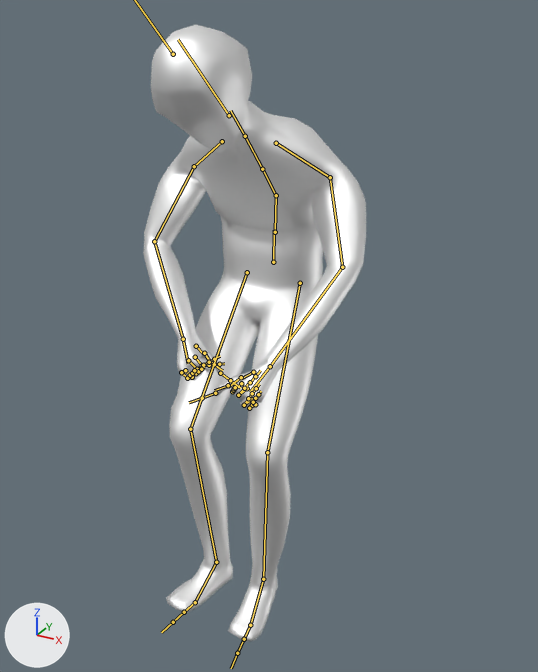
An edit to the FBX model Resources/3d/PlayerFBXNew/PlayerFBXNew.fbx, drawn before and after from the same camera.
Before and after are seen from a 50 mm lens placed at (0.0246, -0.0454, 0.0208), pointed at (-0.0005, 0.0001, -0.002). The axes (+X, +Y, +Z) are drawn at lower left. The lights are the same throughout. Both versions are drawn at frame 21 of the action 'Armature|Armature|mixamo.com|Layer0.008'; the numbers are the values there. The bones that bend it are drawn over the model as lines.
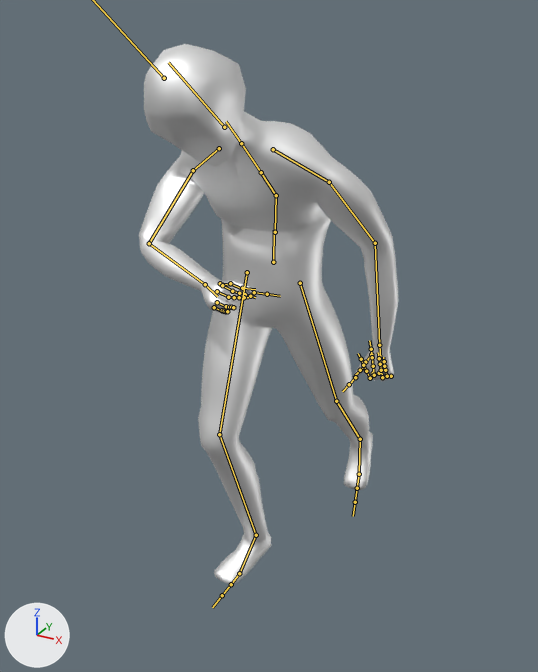
The change in detail:
Bone 'mixamorig:Spine1' (bone_mixamorig_spine1) turns from (44, 0, 3) to (49, 0, 4) degrees about its own x, y and z.
Bone 'mixamorig:LeftArm' (bone_mixamorig_leftarm) turns from (27, -68, 30) to (53, -16, -6) degrees about its own x, y and z.
Bone 'mixamorig:LeftForeArm' (bone_mixamorig_leftforearm) turns from (32, 23, 43) to (15, 16, 32) degrees about its own x, y and z.
Bone 'mixamorig:RightArm' (bone_mixamorig_rightarm) turns from (46, 77, -12) to (0, 84, -59) degrees about its own x, y and z.
Bone 'mixamorig:RightForeArm' (bone_mixamorig_rightforearm) turns from (71, -31, -56) to (79, 2, -62) degrees about its own x, y and z.
Bone 'mixamorig:LeftUpLeg' (bone_mixamorig_leftupleg) turns from (39, -8, -2) to (-19, -4, 7) degrees about its own x, y and z.
Bone 'mixamorig:LeftLeg' (bone_mixamorig_leftleg) turns from (-42, -1, -4) to (-23, -1, -7) degrees about its own x, y and z.
Bone 'mixamorig:RightUpLeg' (bone_mixamorig_rightupleg) turns from (45, 6, 10) to (24, 7, 9) degrees about its own x, y and z.
Bone 'mixamorig:RightLeg' (bone_mixamorig_rightleg) turns from (-48, -5, 3) to (-39, -6, 3) degrees about its own x, y and z.

Boxes [x1, y1, x2, y2] around the edits, measured in the pictures (538 x 672 px):
'Cube', posed (17% wider, 12% shorter): before [143, 25, 366, 642]; after [139, 44, 399, 585]
bone 'mixamorig:Spine1', root to tip: before (276, 195) to (262, 169); after (276, 195) to (261, 172)
bone 'mixamorig:LeftArm', root to tip: before (330, 177) to (342, 267); after (329, 182) to (375, 243)
bone 'mixamorig:LeftForeArm', root to tip: before (342, 267) to (270, 366); after (375, 243) to (379, 345)
bone 'mixamorig:RightArm', root to tip: before (194, 166) to (154, 241); after (193, 170) to (149, 243)
bone 'mixamorig:RightForeArm', root to tip: before (154, 241) to (183, 339); after (149, 243) to (205, 284)
bone 'mixamorig:LeftUpLeg', root to tip: before (300, 283) to (267, 452); after (300, 283) to (336, 401)
bone 'mixamorig:LeftLeg', root to tip: before (267, 452) to (263, 579); after (336, 401) to (360, 439)
bone 'mixamorig:RightUpLeg', root to tip: before (247, 272) to (190, 429); after (247, 272) to (219, 434)
bone 'mixamorig:RightLeg', root to tip: before (190, 429) to (216, 562); after (219, 434) to (256, 535)
